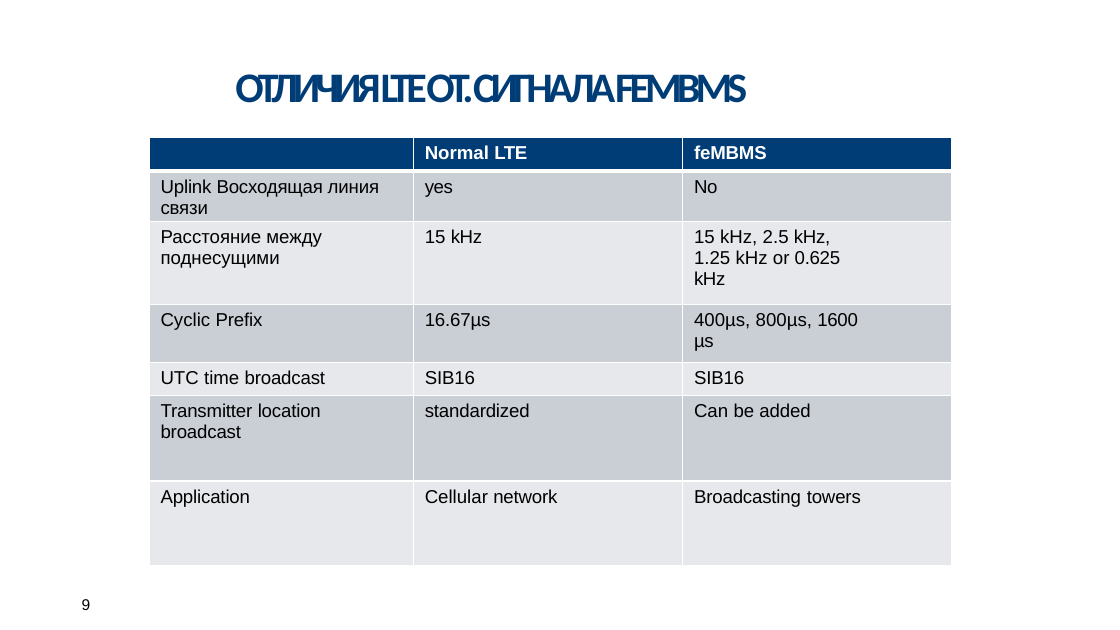
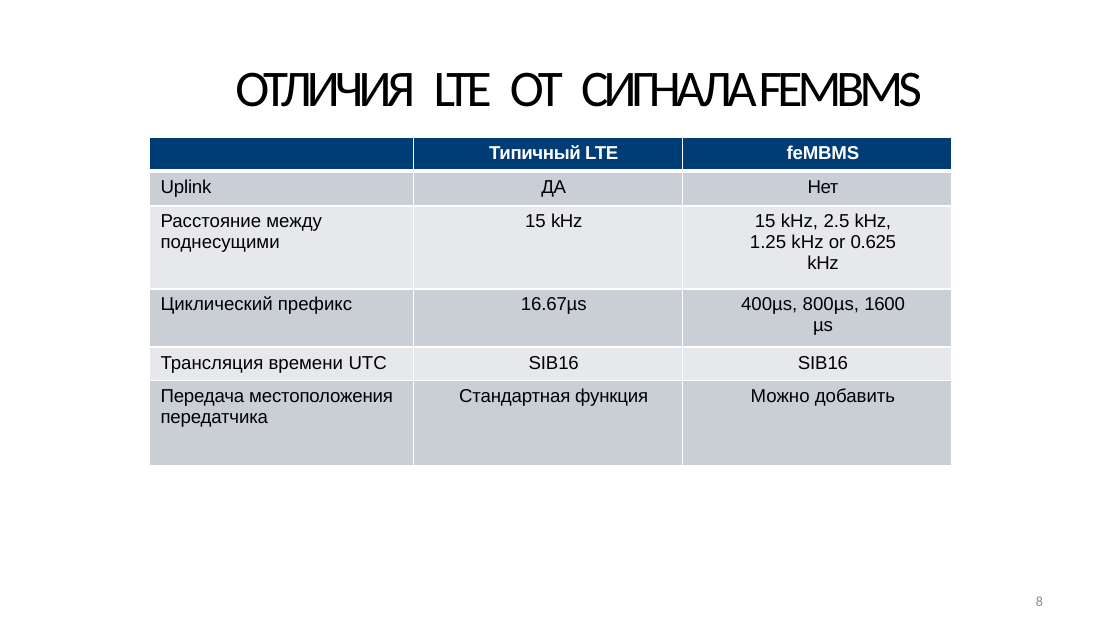
Before and after one commit to SiwaNetwork/QUANTUM, a slide deck: slide 8 of Time-Card/ДОКУМЕНТЫ/МАТЕРИАЛ СТАТЬИ/время 5г тв).pptx (slide 9 before the commit). Drawn at 1120x630 pixels with LibreOffice and Linux fonts; fonts in the diff are those of the drawing; background and template pictures are left out. Boxes give left, top, right and bottom in pixels: in the first picture for what was removed or moved away, otherwise in the second. Text is boxed around its words. In the diff, an @@ line names an element or a change of style, - is before the commit and + after.

```diff
--- a/Time-Card/ДОКУМЕНТЫ/МАТЕРИАЛ СТАТЬИ/время 5г тв).pptx
+++ b/Time-Card/ДОКУМЕНТЫ/МАТЕРИАЛ СТАТЬИ/время 5г тв).pptx
@@ title "ОТЛИЧИЯ LTE ОТ СИГНАЛА FEMBMS" at <box>235,72,922,107</box>: vertical alignment top to middle @@
@@ title at <box>235,72,922,107</box>: text changed; size 27 to 33 pt; text colour #003D76 to #000000; bold off @@
-ОТЛИЧИЯ LTE ОТ. СИГНАЛА FEMBMS
+ОТЛИЧИЯ LTE ОТ СИГНАЛА FEMBMS
@@ table at <box>149,138,951,466</box> @@
-row 1, column 2: Normal LTE
+row 1, column 2: Типичный LTE
-row 2: Uplink Восходящая линия связи | yes | No
+row 2: Uplink | ДА | Нет
-row 4: Cyclic Prefix | 16.67µs | 400µs, 800µs, 1600 / µs
-row 5: UTC time broadcast | SIB16 | SIB16
-row 6: Transmitter location broadcast | standardized | Can be added
-row 7: Application | Cellular network | Broadcasting towers
+row 4: Циклический префикс | 16.67µs | 400µs, 800µs, 1600 / µs
+row 5: Трансляция времени UTC | SIB16 | SIB16
+row 6: Передача местоположения передатчика | Стандартная функция | Можно добавить
@@ page number removed at <box>82,599,91,610</box> @@
-9
@@ page number added at <box>1036,596,1043,606</box>, 9 pt, text #8C8C8C @@
+8
```
Also in this commit, not shown: 15 other slides changed, 1 slide added, 17 slides removed, 1 other file.
